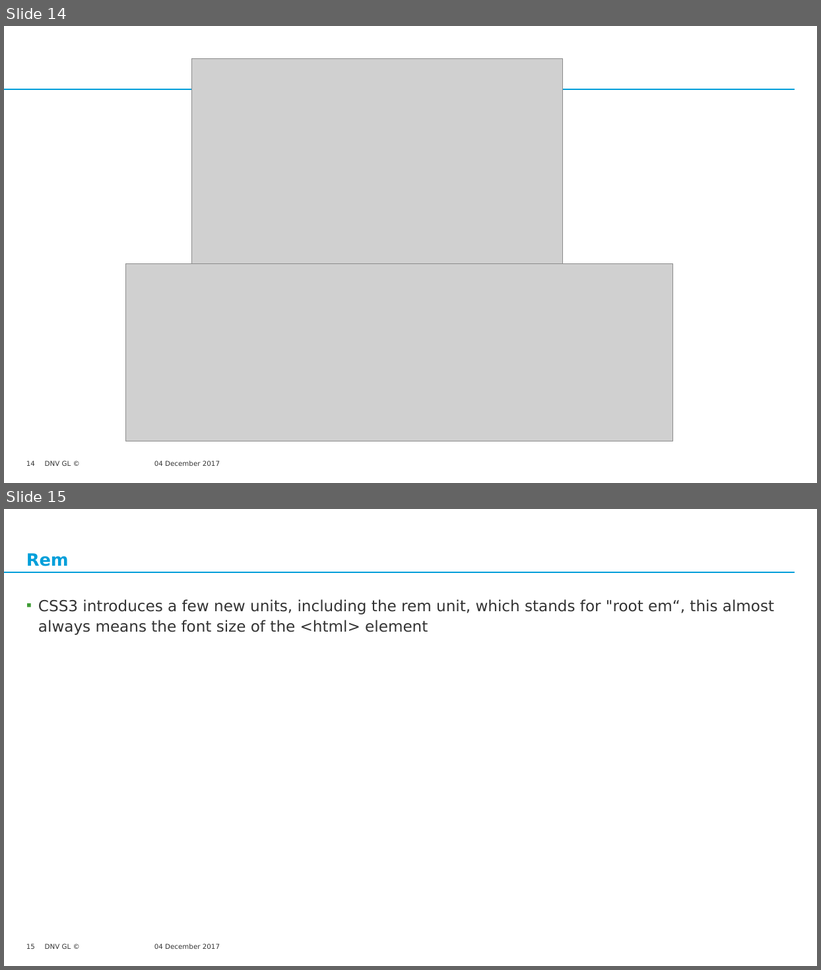
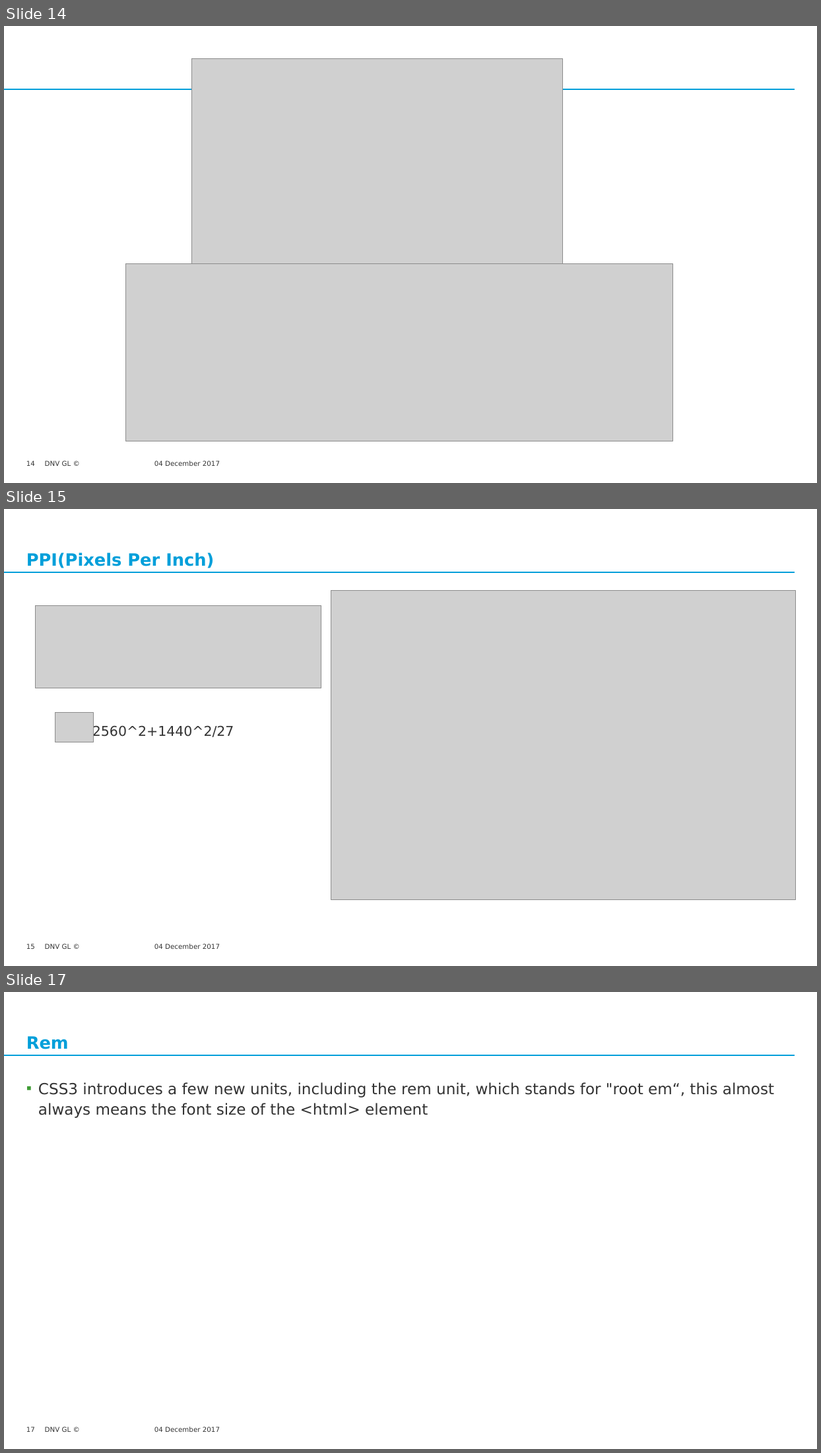
Before and after one commit to wuzinong/Html-Css, a slide deck: knowledgeSharing/TODO/Responsive Layout/Responsive Layout2.pptx. Shown one above the other, each under a label of ours: slides 14 and 15 before the commit, slides 14, 15 and 17 after it; the slides between them are not shown. The pictures are 821x970 and 821x1453 pixels, drawn with LibreOffice and Linux fonts; fonts in the diff are those of the drawing; grey boxes stand for pictures; background and template pictures are left out. Boxes give left, top, right and bottom in pixels: in the first picture for what was removed or moved away, otherwise in the second. Text is boxed around its words. In the diff, an @@ line names an element or a change of style, - is before the commit and + after.

```diff
--- a/knowledgeSharing/TODO/Responsive Layout/Responsive Layout2.pptx
+++ b/knowledgeSharing/TODO/Responsive Layout/Responsive Layout2.pptx
@@ slide 15 added at (x1=4, y1=509, x2=817, y2=966), background #FFFFFF; not listed: 3 template elements that a slide beside it also shows @@
@@ title added at (x1=26, y1=553, x2=214, y2=568), 20 pt, text #009FDA, bold @@
+PPI(Pixels Per Inch)
@@ picture added at (x1=36, y1=605, x2=322, y2=688) @@
@@ picture added at (x1=331, y1=590, x2=797, y2=900) @@
@@ picture added at (x1=55, y1=713, x2=93, y2=743) @@
@@ text added at (x1=92, y1=725, x2=234, y2=739), 16 pt, text #333333 @@
+2560^2+1440^2/27
@@ page number added at (x1=26, y1=944, x2=35, y2=949), 8 pt, text #333333 @@
+15
@@ what was slide 15 is now slide 17 @@
@@ page number at (x1=26, y1=1427, x2=35, y2=1432): text changed @@
-15
+17
```
Also in this commit, not shown: 2 slides changed, 1 other slide added, 2 other files.
